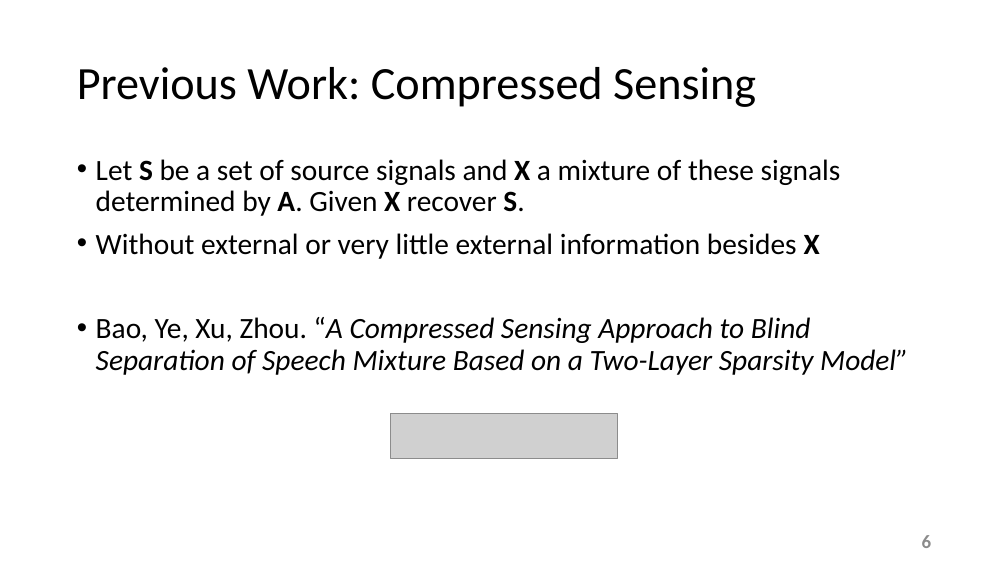
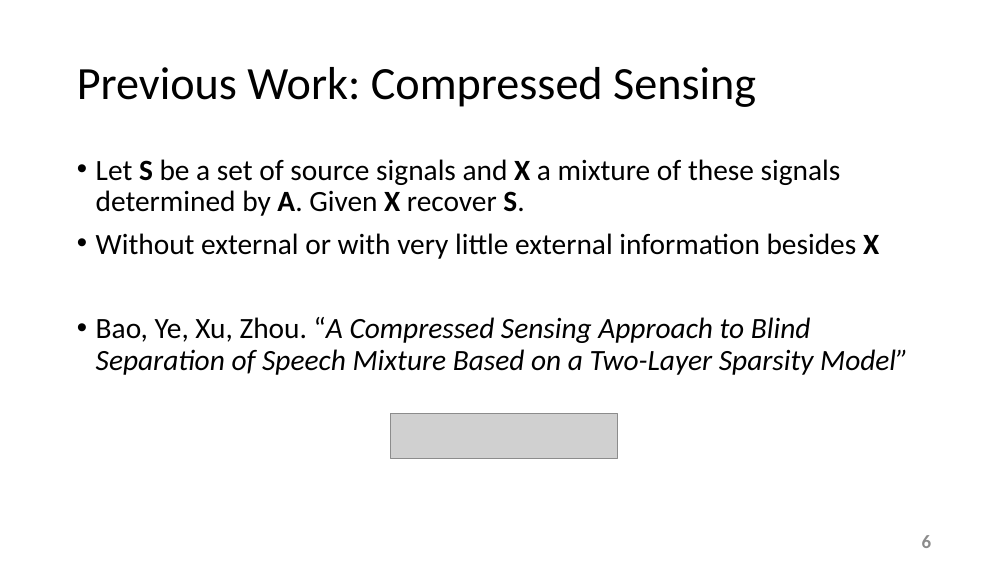
Before and after one commit to esaracin/compressive-sensing-cocktail-party-problem, a slide deck: slide 6 of slide/slides.pptx. Drawn at 1008x567 pixels with LibreOffice and Linux fonts; fonts in the diff are those of the drawing; grey boxes stand for pictures; background and template pictures are left out. Boxes give left, top, right and bottom in pixels: in the first picture for what was removed or moved away, otherwise in the second. Text is boxed around its words. In the diff, an @@ line names an element or a change of style, - is before the commit and + after.

Commit message:
slides

```diff
--- a/slide/slides.pptx
+++ b/slide/slides.pptx
@@ text at box(96, 233, 879, 259): text changed @@
-• Without external or very little external information besides X
+• Without external or with very little external information besides X
```
Also in this commit, not shown: 1 slide added, 1 slide removed.
